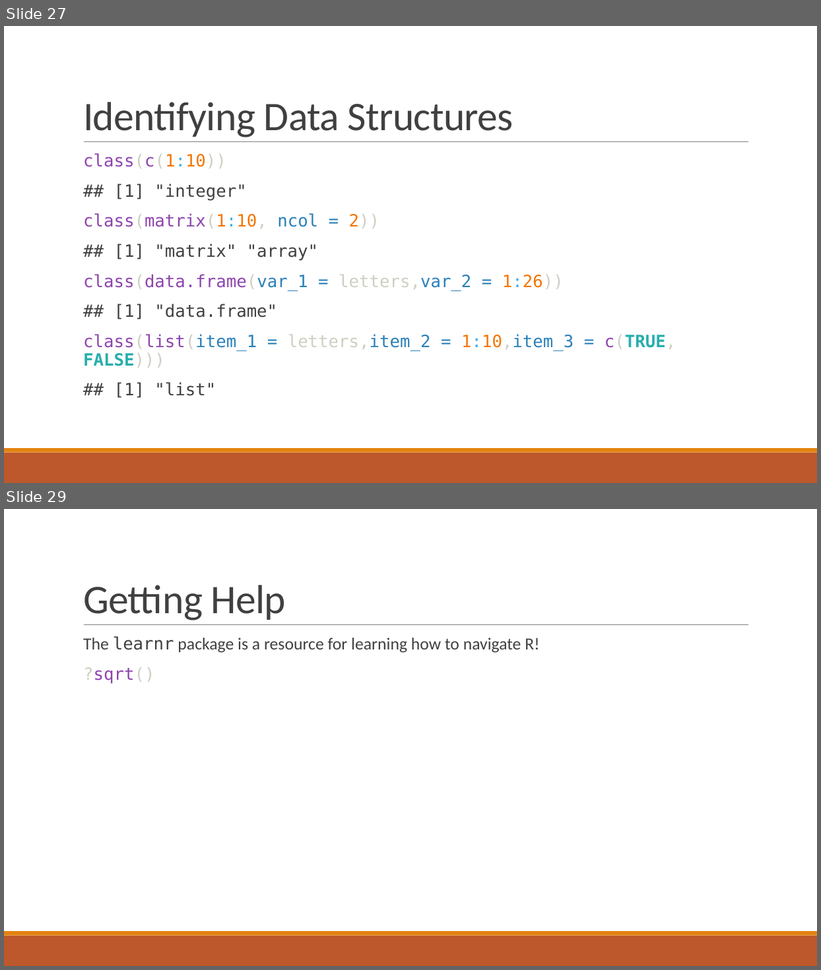
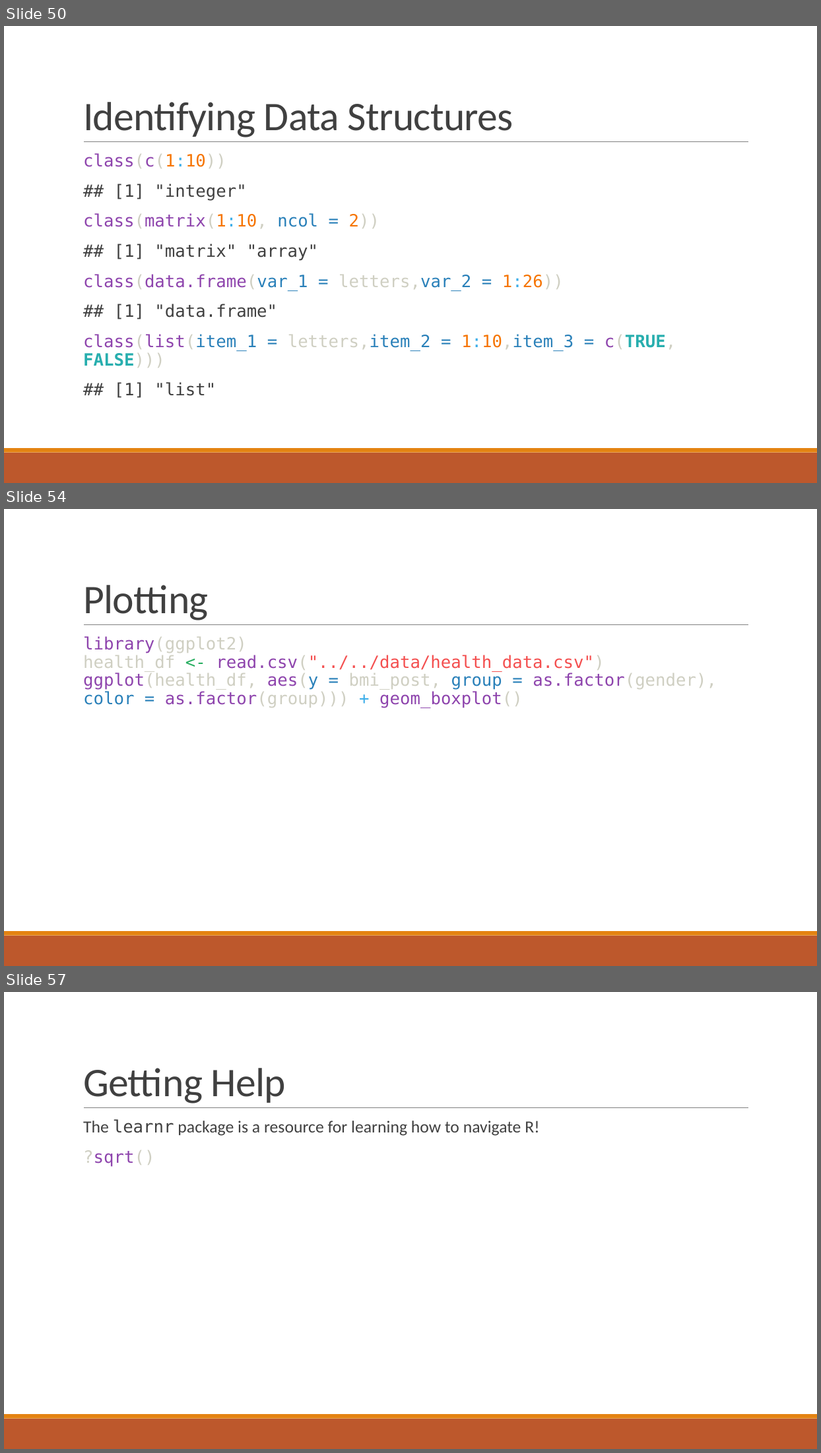
Before and after one commit to csc-ubc-okanagan/workshops, a slide deck: guides/Additional-talks/fundamental-concepts-with-RStudio-90-mins.pptx. Shown one above the other, each under a label of ours: slides 27 and 29 before the commit, slides 50, 54 and 57 after it; the slides between them are not shown. The pictures are 821x970 and 821x1453 pixels, drawn with LibreOffice and Linux fonts; fonts in the diff are those of the drawing. Boxes give left, top, right and bottom in pixels: in the first picture for what was removed or moved away, otherwise in the second. Text is boxed around its words. In the diff, an @@ line names an element or a change of style, - is before the commit and + after.

```diff
--- a/guides/Additional-talks/fundamental-concepts-with-RStudio-90-mins.pptx
+++ b/guides/Additional-talks/fundamental-concepts-with-RStudio-90-mins.pptx
@@ slide 54 added at <box>4,509,817,966</box>, background #FFFFFF; not listed: 3 template elements that a slide beside it also shows @@
@@ title added at <box>83,585,209,621</box>, 48 pt, text #404040 @@
+Plotting
@@ text added at <box>83,636,717,708</box>, 20 pt, text #CFCFC2 @@
+library(ggplot2)
+health_df <- read.csv("../../data/health_data.csv")
+ggplot(health_df, aes(y = bmi_post, group = as.factor(gender), color = as.factor(group))) + geom_boxplot()
@@ what was slide 27 is now slide 50 @@
@@ what was slide 29 is now slide 57 @@
```
Also in this commit, not shown: 9 slides changed, 29 other slides added, 1 slide removed, 2 other files.
